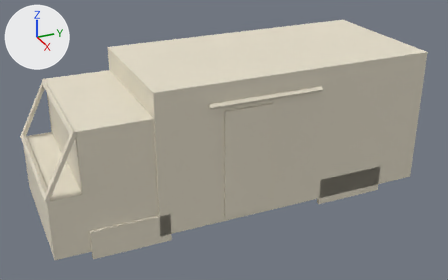
The FBX model SampleProject/assets/models/camp/van_body.fbx, before and after one commit.
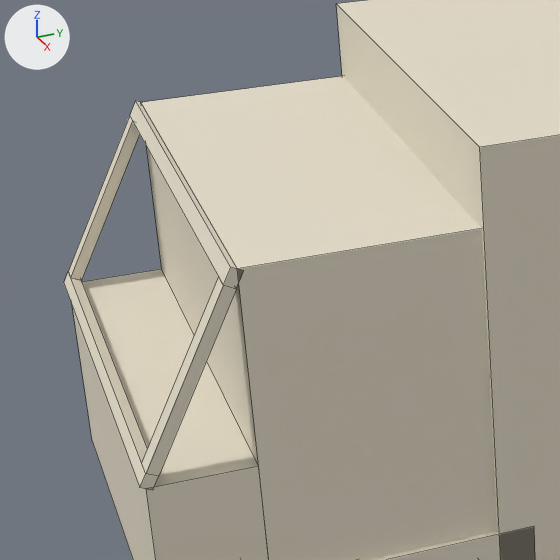
Each version is shown whole from a 50 mm camera at (7.62, -3.4, 5.01) aimed at (0.12, -0.03, 1.26), then close up on the part from 0% to 40% of the width and 16% to 80% of the height. Arrows for +X, +Y and +Z are at upper left; the lights stay in place. The last two pictures show the newer version. The close-ups show mesh edges as thin lines. Where no turn or scale is listed for an object, it has been applied to the vertices. Vertices at exactly the same position are counted once.

Names of what the first close-up shows: 'VanBody'.
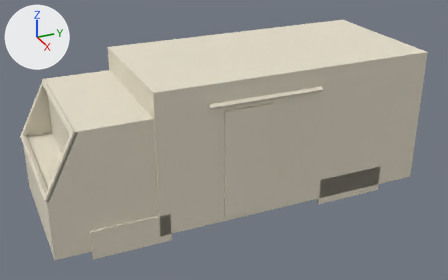
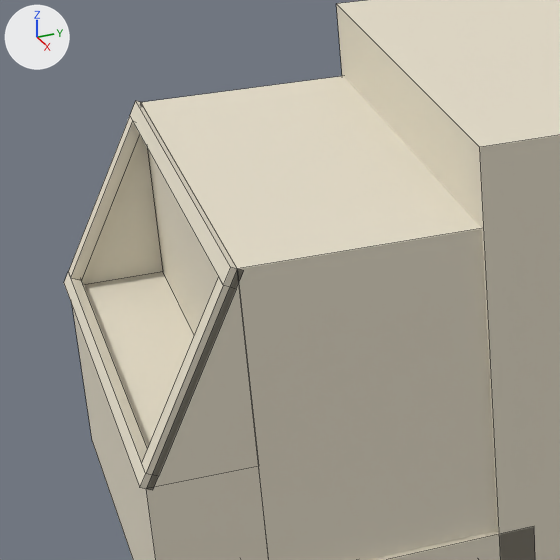
Pixel boxes (x1, y1, x2, y2) of what changed, in the close-ups (560 x 560 px):
part 1 of me_vanbody, added (pale yellow): after (147, 270, 259, 489)
part 2 of me_vanbody, added (pale yellow): after (82, 135, 163, 284)

What the commit changed:
me_vanbody is used by ob_vanbody; location (0.0, 0.0, 0.0).
Verts and faces of me_vanbody; kept vertices keep their numbers, new ones are numbered from 94.
Before the commit, vertices of me_vanbody: 14 (1.02, -2.28, 2.16) at pixel (237, 268), 16 (1.02, -2.28, 1.34) at pixel (258, 466), 20 (1.02, -2.7, 1.34) at pixel (146, 488).
Before the commit, vertices of me_vanbody: 15 (-1.02, -2.28, 2.16) at pixel (140, 102), 17 (-1.02, -2.28, 1.34) at pixel (161, 269), 21 (-1.02, -2.7, 1.34).
me_vanbody had 94 vertices, 80 faces and spanned x -1.05..1.12, y -2.72..2.7, z 0.42..2.5.
me_vanbody now has 100 vertices, 90 faces and spans x -1.05..1.12, y -2.72..2.7, z 0.42..2.5.
Part 1, on me_vanbody:
New vertices 97, 98, 99 stand at vertices 14, 16, 20, in that order, plus (-0.03, 0.0, 0.0).
New faces: (97, 98, 99), (14, 20, 16), (16, 20, 99, 98), (14, 16, 98, 97), (14, 97, 99, 20).
Part 2, on me_vanbody:
New vertices 94, 95, 96 stand at vertices 15, 17, 21, in that order, plus (0.03, 0.0, 0.0).
New faces: (15, 17, 21), (94, 96, 95), (17, 95, 96, 21), (15, 94, 95, 17), (15, 21, 96, 94).
